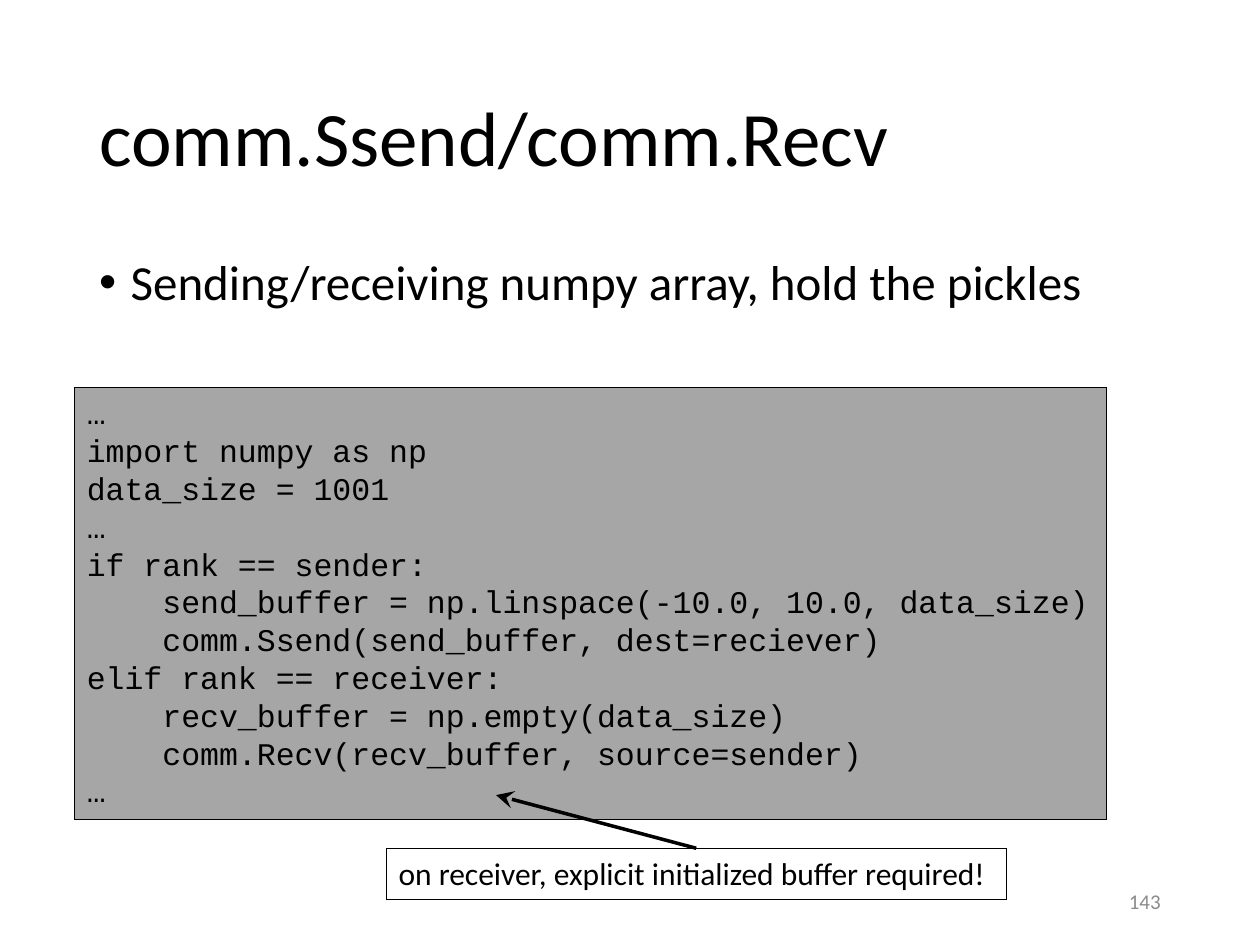
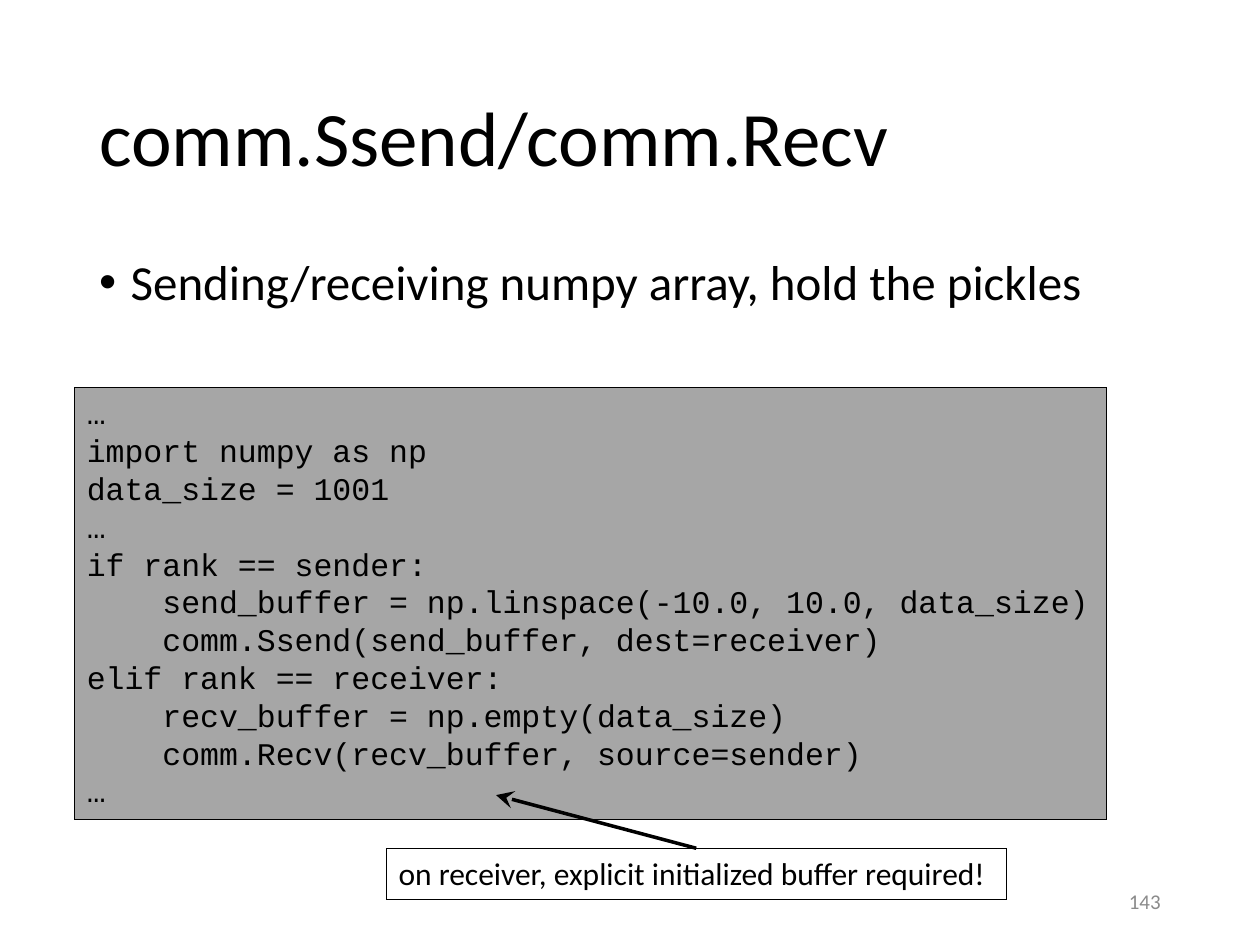
Before and after one commit to gjbex/training-material, a slide deck: slide 143 of Python/python_hpc.pptx. Drawn at 1260x945 pixels with LibreOffice and Linux fonts; fonts in the diff are those of the drawing. Boxes give left, top, right and bottom in pixels: in the first picture for what was removed or moved away, otherwise in the second. Text is boxed around its words. In the diff, an @@ line names an element or a change of style, - is before the commit and + after.

Commit message:
Fixed typos; small updates

```diff
--- a/Python/python_hpc.pptx
+++ b/Python/python_hpc.pptx
@@ text in rectangle at (x1=162, y1=628, x2=881, y2=658): text changed @@
-comm.Ssend(send_buffer, dest=reciever)
+comm.Ssend(send_buffer, dest=receiver)
```
Also in this commit, not shown: 11 other slides changed.
